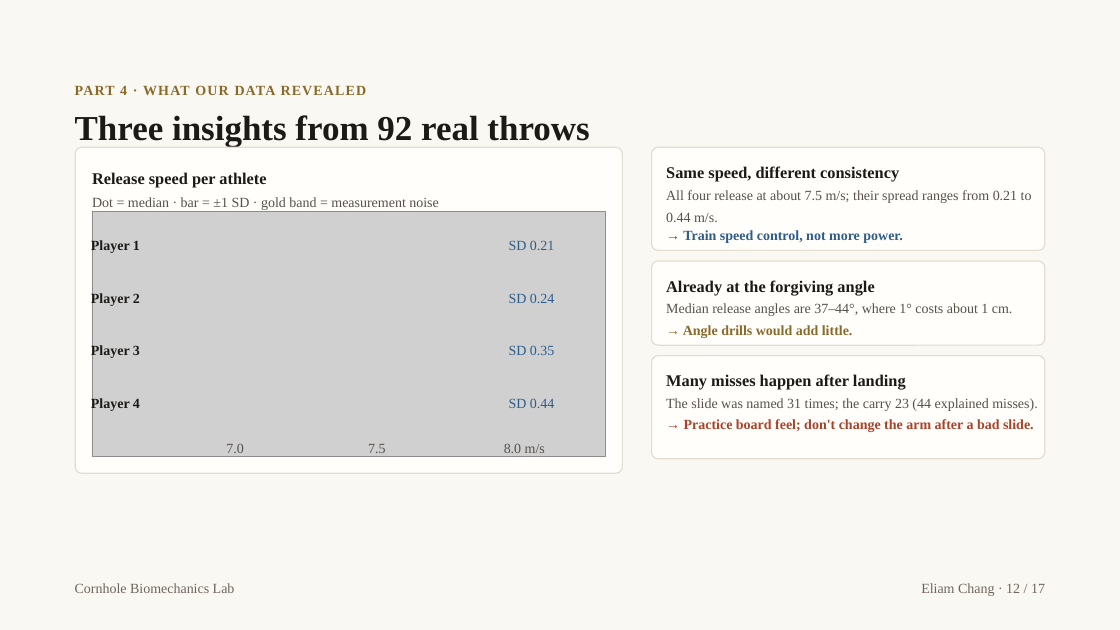
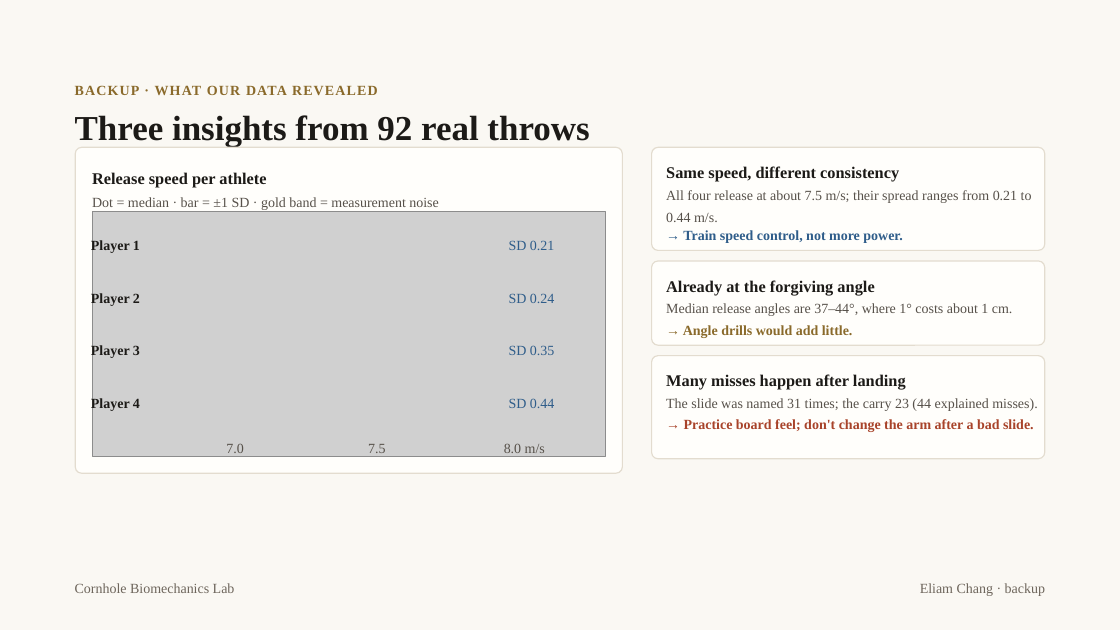
Before and after one commit to Berkonas/CornHoleBiomech, a slide deck: slide 19 of docs/presentation/Cornhole Biomechanics Lab - Final.pptx (slide 12 before the commit). Drawn at 1120x630 pixels with LibreOffice and Linux fonts; fonts in the diff are those of the drawing; grey boxes stand for pictures. Boxes give left, top, right and bottom in pixels: in the first picture for what was removed or moved away, otherwise in the second. Text is boxed around its words. In the diff, an @@ line names an element or a change of style, - is before the commit and + after.

```diff
--- a/docs/presentation/Cornhole Biomechanics Lab - Final.pptx
+++ b/docs/presentation/Cornhole Biomechanics Lab - Final.pptx
@@ text at (75, 85, 378, 95): text changed @@
-PART 4 · WHAT OUR DATA REVEALED
+BACKUP · WHAT OUR DATA REVEALED
@@ text at (920, 583, 1045, 596): text changed @@
-Eliam Chang · 12 / 17
+Eliam Chang · backup
```
Also in this commit, not shown: 15 other slides changed, 3 slides added, 14 other files.
